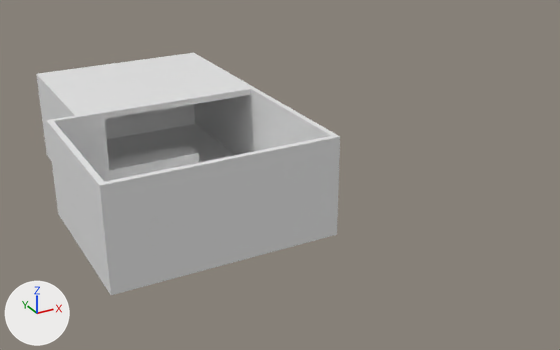
An edit to the Blender file Assets/LevelLayouts/HouseLayoutRough.blend, drawn before and after from the same camera.
Rendered twice from a 50 mm camera at (-9.1, -26.8, 12.3) aimed at (4.8, -1.6, -0.3). Every picture has the same lights, and +X, +Y and +Z are marked at lower left. The picture after the commit comes second.
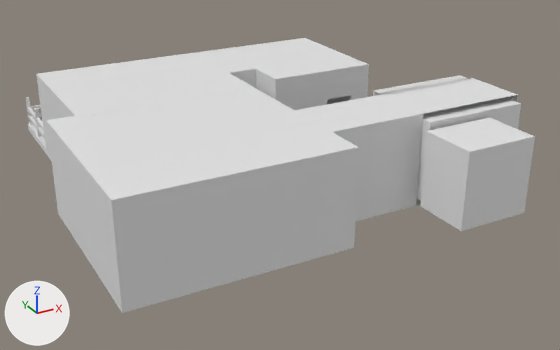
Location of each change, [x1, y1, x2, y2] in pixels of the pictures (560 x 350 px):
'Cube', reshaped (72% wider, 33% taller): before [46, 88, 340, 295]; after [28, 38, 535, 313]
'Cube.007', added: after [34, 108, 42, 137]
'Cube.006', added: after [26, 97, 33, 125]
'Cube.010', added: after [28, 107, 36, 120]
'Cube.016', added: after [29, 116, 37, 129]
'Cube.009', added: after [36, 118, 44, 131]
'Cube.015', added: after [37, 127, 45, 139]
part 1 of me_cube_001, built on: before [52, 88, 340, 295]; after [28, 38, 535, 313]
part 2 of me_cube_002, built on (mostly hidden afterwards): before [82, 88, 255, 182]; after [37, 53, 255, 131]

The change in detail:
me_cube_001 is used by ob_cube; location (0.0, 0.0, -0.5); scale (1.0, 1.0, 0.5).
me_cube_001 had 111 vertices, 95 faces and spanned x -4.0..4.0, y -7.0..5.11, z 0.4..7.6.
me_cube_001 now has 512 vertices, 475 faces and spans x -4.0..12.31, y -9.3..8.65, z 0.4..7.6.
me_cube_001 part 1: 44 vertices moved from x -4.0..4.0, y -7.0..-6.8, z 0.4..7.6 to x -4.0..4.0, y -8.06..-4.0, z 0.4..7.6; 3 vertices removed from x 3.8..4.0, y -6.8, z 1.0..7.6; 404 vertices added at x -4.0..12.31, y -9.3..8.65, z 0.4..7.6.
me_cube_002 is used by ob_cube_001; location (0.0, 0.0, -0.5); scale (1.0, 1.0, 0.528).
me_cube_002 had 96 vertices, 88 faces and spanned x -3.0..4.0, y -1.0..5.11, z 0.95..7.21.
me_cube_002 now has 154 vertices, 146 faces and spans x -3.0..4.0, y -1.0..5.11, z 0.95..7.21.
me_cube_002 part 2: 20 vertices moved from x -2.8..3.8, y -1.0..4.91, z 3.01..6.78 to x -2.8..3.8, y -1.0..4.91, z 2.84..6.83; 1 vertex removed from x 3.8, y -0.8, z 3.01; 59 vertices added at x -3.0..4.0, y -1.0..5.11, z 0.95..7.21.
Mesh me_cube_017 is new.
It has 12 vertices, 10 faces and spans x -0.07..0.07, y -0.07..0.07, z -2.36..0.83.
Mesh me_cube_016 is new.
It has 12 vertices, 10 faces and spans x -0.07..0.07, y -0.07..0.07, z -1.93..0.83.
Mesh me_cube_008 is new.
It is a box spanning x -0.07..0.07, y -0.07..0.07, z -0.83..1.73.
Object 'Cube.016' (ob_cube_016) is new; it shows me_cube_017.
Its location is (-2.87, 7.27, 0.37).
Its rotation in degrees is (90, 0, 0).
Its scale is (1.0, 1.0, 0.5).
Object 'Cube.015' (ob_cube_015) is new; it shows me_cube_016.
Its location is (-2.88, 5.73, 0.37).
Its rotation in degrees is (90, 0, 0).
Its scale is (1.0, 1.0, 0.5).
Object 'Cube.010' (ob_cube_010) is new; it shows a copy of me_cube_017.
Its location is (-2.87, 7.27, 0.78).
Its rotation in degrees is (90, 0, 0).
Its scale is (1.0, 1.0, 0.5).
Object 'Cube.009' (ob_cube_009) is new; it shows a copy of me_cube_016.
Its location is (-2.88, 5.73, 0.78).
Its rotation in degrees is (90, 0, 0).
Its scale is (1.0, 1.0, 0.5).
Object 'Cube.007' (ob_cube_007) is new; it shows me_cube_008.
Its location is (-2.88, 6.78, 0.41).
Its scale is (1.0, 1.0, 0.5).
Object 'Cube.006' (ob_cube_006) is new; it shows a copy of me_cube_008.
Its location is (-2.88, 8.52, 0.41).
Its scale is (1.0, 1.0, 0.5).
